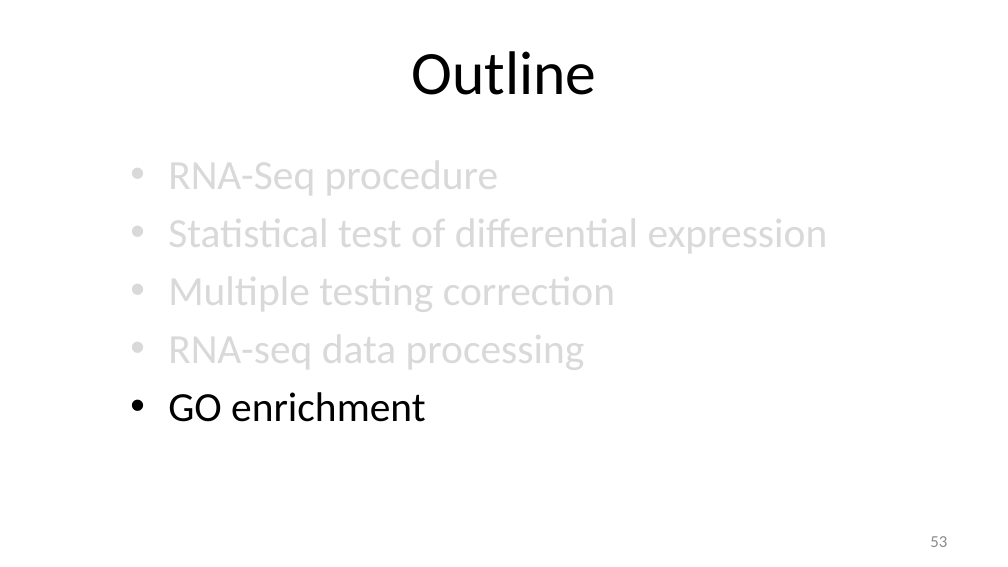
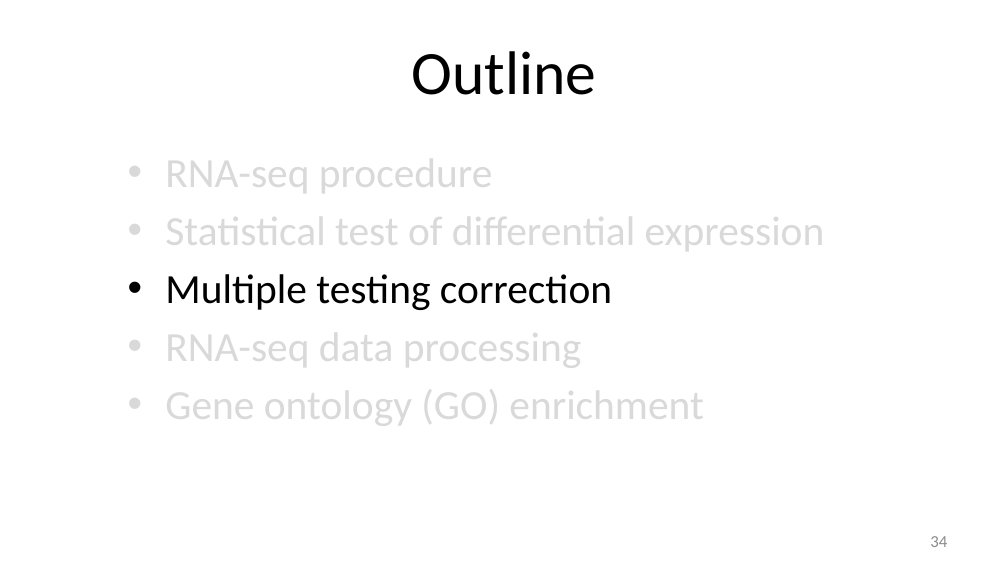
Before and after one commit to liu3zhenlab/teaching, a slide deck: slide 34 of RNA-Seq-Workshop/2026/lectures/IGF26_RNA-seq.pptx (slide 53 before the commit). Drawn at 1008x567 pixels with LibreOffice and Linux fonts; fonts in the diff are those of the drawing. Boxes give left, top, right and bottom in pixels: in the first picture for what was removed or moved away, otherwise in the second. Text is boxed around its words. In the diff, an @@ line names an element or a change of style, - is before the commit and + after.

```diff
--- a/RNA-Seq-Workshop/2026/lectures/IGF26_RNA-seq.pptx
+++ b/RNA-Seq-Workshop/2026/lectures/IGF26_RNA-seq.pptx
@@ text at bbox=[165, 148, 493, 199]: text changed @@
-• RNA-Seq procedure
+• RNA-seq procedure
@@ text at bbox=[165, 274, 612, 310]: text colour #D9D9D9 to #000000 in "Multiple testing correction" @@
@@ text at bbox=[165, 380, 704, 431]: text changed; text colour #000000 to #D9D9D9 @@
-• GO enrichment
+• Gene ontology (GO) enrichment
@@ page number at bbox=[930, 536, 947, 547]: text changed @@
-53
+34
```
Also in this commit, not shown: 8 other slides changed, 4 slides added.
